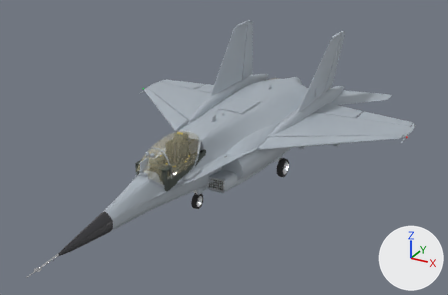
The Blender file blender/mig/mig29.blend: old version first, new version second.
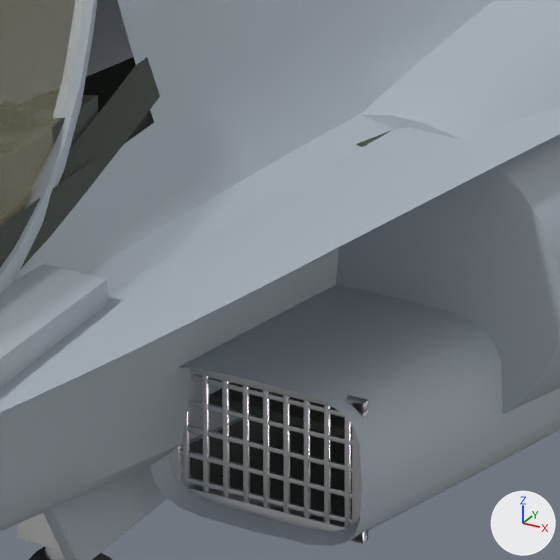
Each version appears first whole from a 50 mm lens placed at (9.77, -19.08, 8.51), pointed at (0.44, -2.13, 0.03), and next in a close-up on the part from 43% to 54% of the width and 49% to 66% of the height. The axes (+X, +Y, +Z) are drawn at lower right. The lights are the same throughout. The older version's two pictures come first.

The older version as bpy lines, for what is in view:
```python
ob_cockpit_tub = bpy.data.objects.new('Cockpit_Tub', me_cockpit_tub)
ob_cockpit_tub.parent = ob_cockpit
ob_cockpit_tub.location = (0.0, -4.65, 0.4)
ob_console_l = bpy.data.objects.new('Console_L', me_console_l)
ob_console_l.parent = ob_cockpit
ob_console_l.location = (0.4, -4.46, 0.25)
ob_intakegrille_l = bpy.data.objects.new('IntakeGrille_L', me_intakegrille_l)
ob_intakegrille_l.parent = ob_mig29
ob_intakegrille_l.location = (0.885, -3.49, -0.428)
# also in view: 'Canopy_Frame' at (0.0, -4.81, 0.62); 'Gear_Nose' at (0.0, -2.89, -1.18); 'Canopy_Glass' at (0.0, -4.79, 0.68); 'GearDoor_Nose' at (0.38, -3.32, -0.8); 'Fuselage' at (0.0, -2.28, -0.04)
```
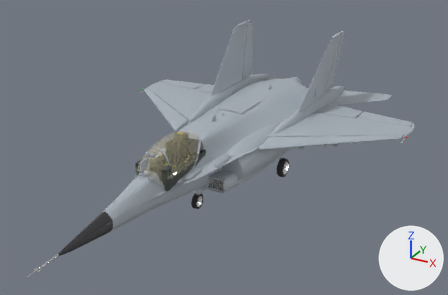
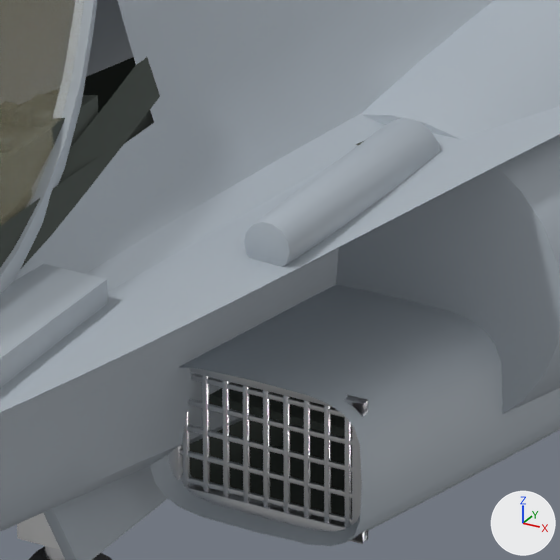
The change, as a diff of the scene's bpy script:
```diff
--- a/blender/mig/mig29.blend.py
+++ b/blender/mig/mig29.blend.py
@@ me_gunport @@
+me_gunport.from_pydata(...)  # 56 vertices, 78 faces; spans x 0.94..1.15, y -3.754..-2.895, z -0.007..0.214
+me_gunport.polygons.foreach_set('use_smooth', [True] * 78)
+# faces by material slot: [42, 36]
+me_gunport.materials.append(mat_paint_camo)  # grey #aab3bc
+me_gunport.materials.append(mat_cockpit_dark)  # dark grey #424a44
@@ ob_gunport @@
+ob_gunport = bpy.data.objects.new('GunPort', me_gunport)
+ob_gunport.parent = ob_mig29
+ob_gunport.location = (0.0, 0.0, 0.0)
+_m = ob_gunport.modifiers.new('bev', 'BEVEL')
+_m.width = 0.004
+_m.width_pct = 0.004
+_m.segments = 2
+_m.angle_limit = 0.663
+_m.miter_outer = 'MITER_ARC'
+_m = ob_gunport.modifiers.new('es', 'EDGE_SPLIT')
+_m.split_angle = 0.593
+_m.use_edge_sharp = False
```

Location of each change, (x1, y1, x2, y2) in pixels of the close-ups (560 x 560 px):
'GunPort', added
    after: (244, 118, 440, 267)
